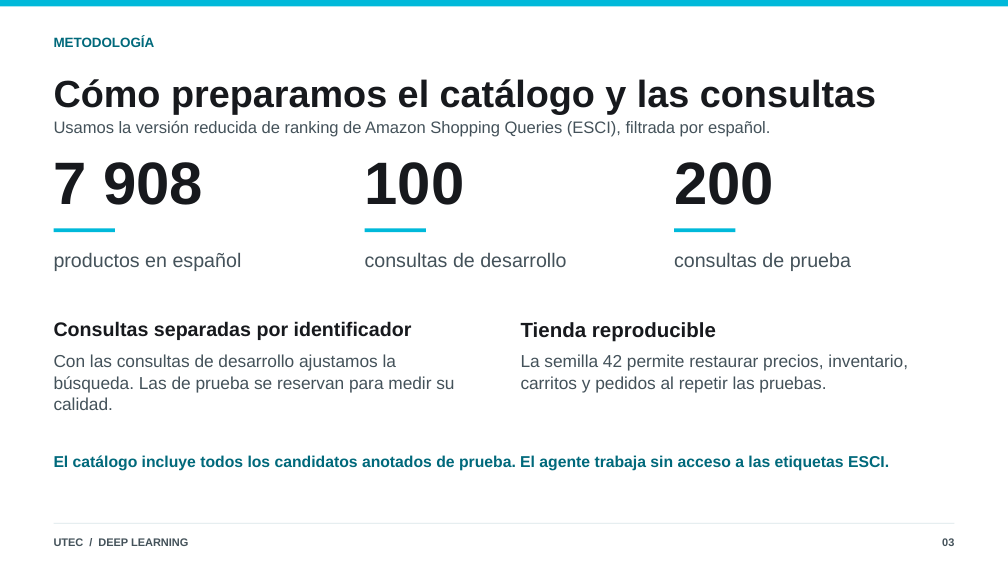
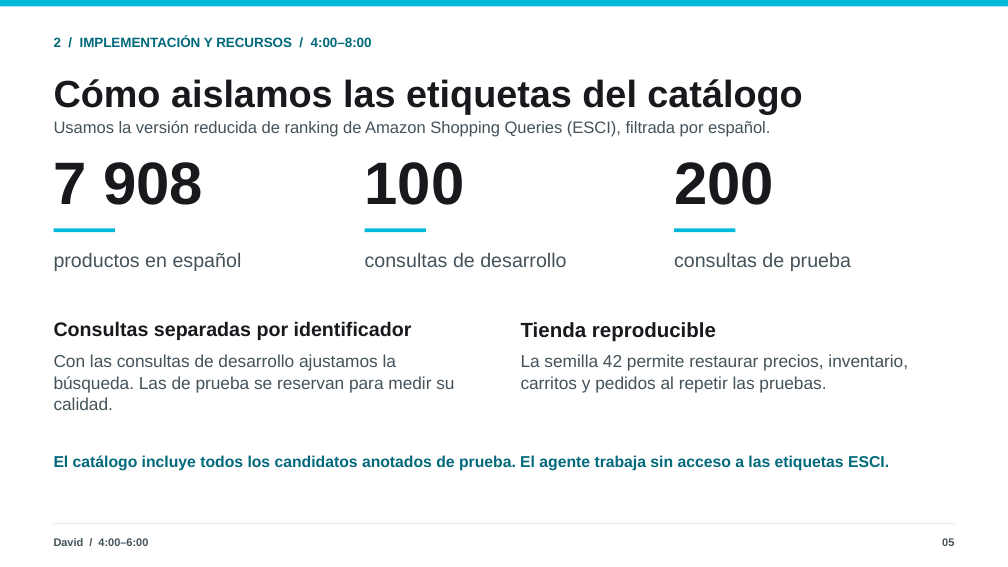
Before and after one commit to josenomberto/UTEC-CDIAV3-MCD8016, a slide deck: slide 5 of Proyecto 4/Presentación Laboratorio 4 - UTEC - con evidencias.pptx (slide 3 before the commit). Drawn at 1008x567 pixels with LibreOffice and Linux fonts; fonts in the diff are those of the drawing. Boxes give left, top, right and bottom in pixels: in the first picture for what was removed or moved away, otherwise in the second. Text is boxed around its words. In the diff, an @@ line names an element or a change of style, - is before the commit and + after.

```diff
--- a/Proyecto 4/Presentación Laboratorio 4 - UTEC - con evidencias.pptx
+++ b/Proyecto 4/Presentación Laboratorio 4 - UTEC - con evidencias.pptx
@@ text at (54, 37, 372, 47): text changed @@
-METODOLOGÍA
+2 / IMPLEMENTACIÓN Y RECURSOS / 4:00–8:00
@@ text at (54, 79, 802, 114): text changed @@
-Cómo preparamos el catálogo y las consultas
+Cómo aislamos las etiquetas del catálogo
@@ text at (54, 538, 148, 546): text changed @@
-UTEC / DEEP LEARNING
+David / 4:00–6:00
@@ text at (942, 538, 954, 546): text changed @@
-03
+05
```
Also in this commit, not shown: 6 other slides changed, 7 slides added, 5 slides removed, 1 other file.
